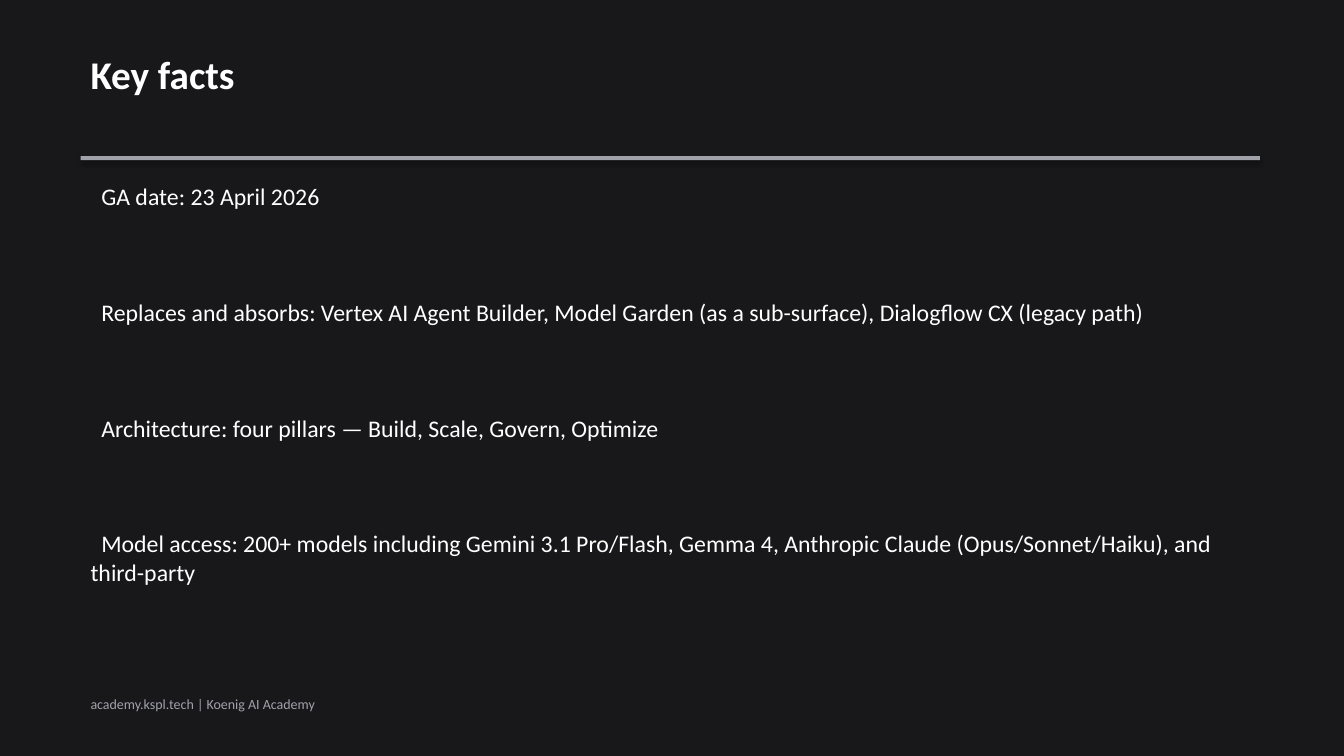
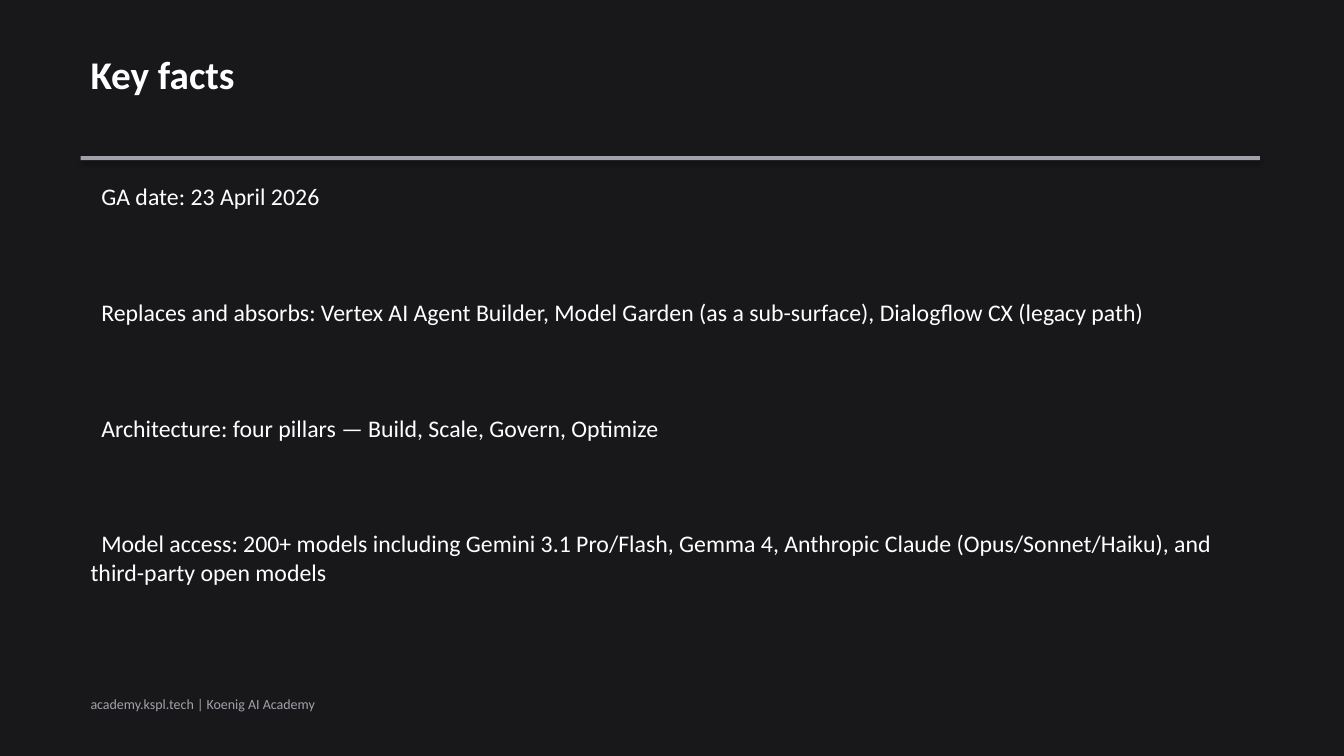
Before and after one commit to Koenig-Solutions-Private-Limited/koenig-ai-org, a slide deck: slide 2 of vault/courses/gemini-enterprise-agents/ch01-slides.pptx. Drawn at 1344x756 pixels with LibreOffice and Linux fonts; fonts in the diff are those of the drawing. Boxes give left, top, right and bottom in pixels: in the first picture for what was removed or moved away, otherwise in the second. Text is boxed around its words. In the diff, an @@ line names an element or a change of style, - is before the commit and + after.

```diff
--- a/vault/courses/gemini-enterprise-agents/ch01-slides.pptx
+++ b/vault/courses/gemini-enterprise-agents/ch01-slides.pptx
@@ text at (91, 534, 1210, 585): text changed @@
-Model access: 200+ models including Gemini 3.1 Pro/Flash, Gemma 4, Anthropic Claude (Opus/Sonnet/Haiku), and third-party
+Model access: 200+ models including Gemini 3.1 Pro/Flash, Gemma 4, Anthropic Claude (Opus/Sonnet/Haiku), and third-party open models
```
Also in this commit, not shown: 5 other slides changed, 6 other files.
